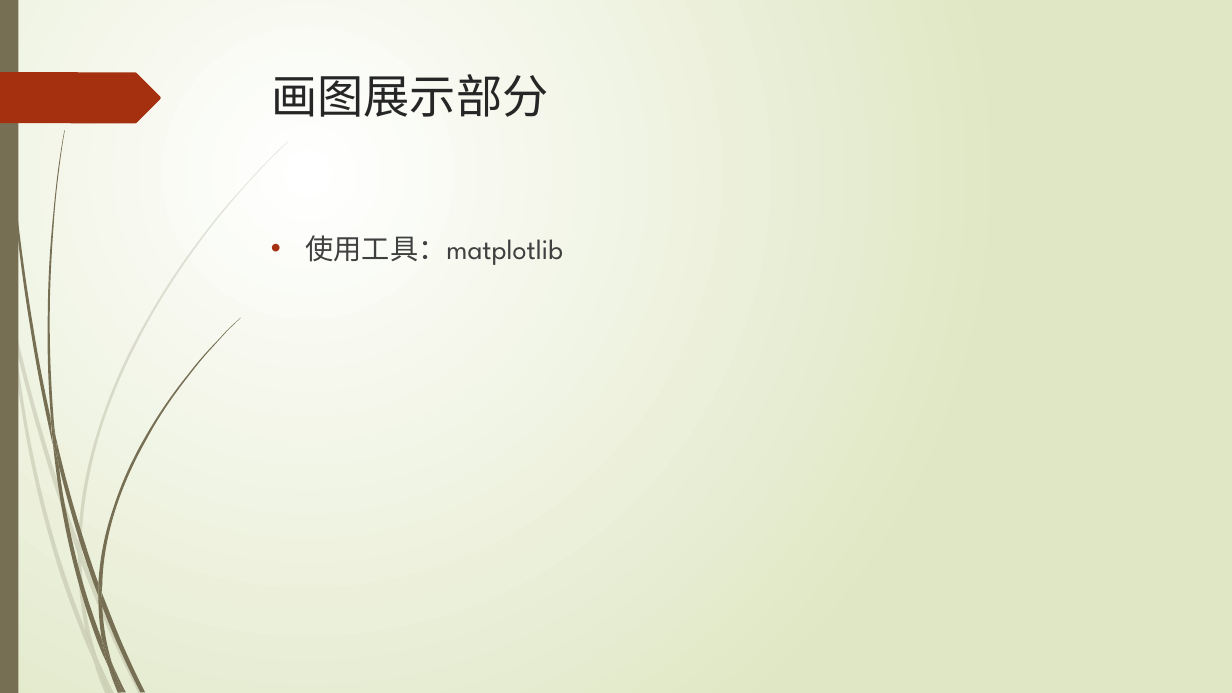
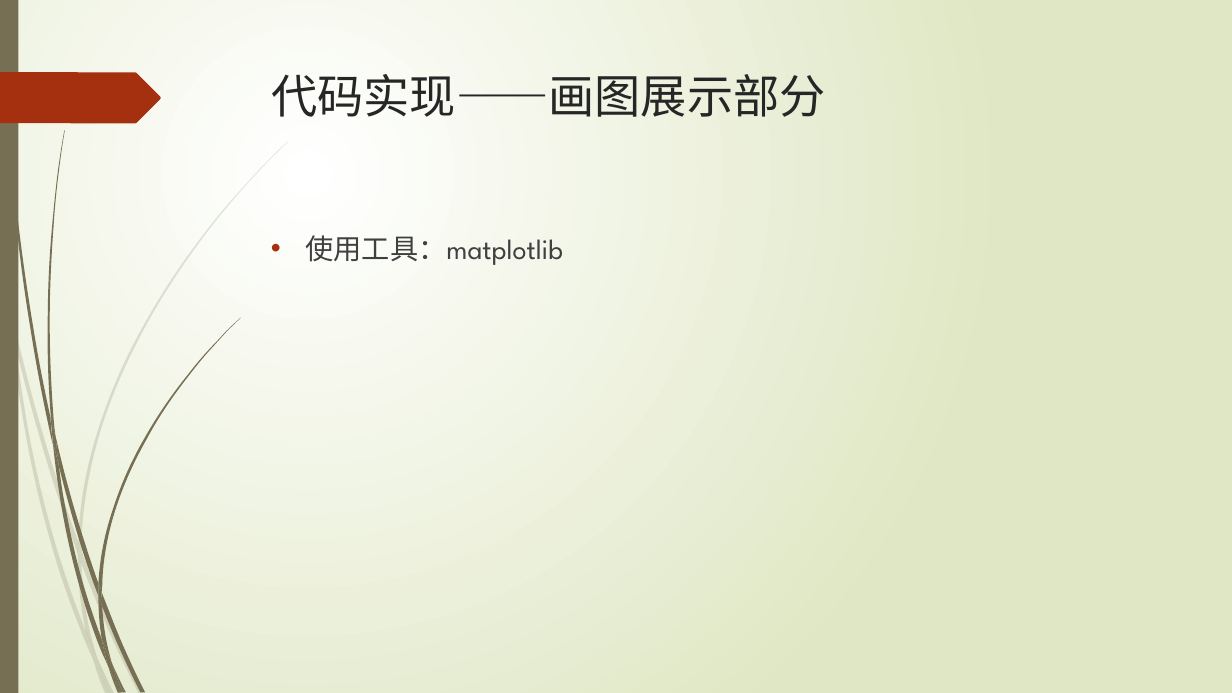
Before and after one commit to KylinJackson/Thesis, a slide deck: slide 12 of show/中期答辩.pptx (slide 9 before the commit). Drawn at 1232x693 pixels with LibreOffice and Linux fonts; fonts in the diff are those of the drawing. Boxes give left, top, right and bottom in pixels: in the first picture for what was removed or moved away, otherwise in the second. Text is boxed around its words. In the diff, an @@ line names an element or a change of style, - is before the commit and + after.

```diff
--- a/show/中期答辩.pptx
+++ b/show/中期答辩.pptx
@@ title at (x1=271, y1=74, x2=825, y2=117): text changed @@
-画图展示部分
+代码实现——画图展示部分
```
Also in this commit, not shown: 6 other slides changed, 7 slides added, 1 slide removed, 7 other files.
